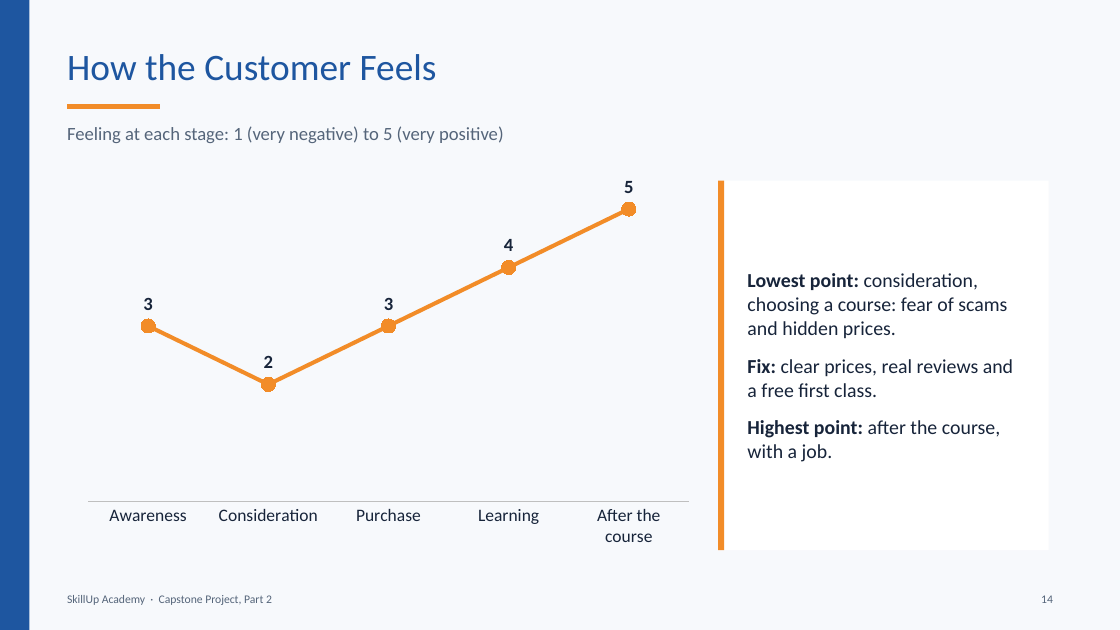
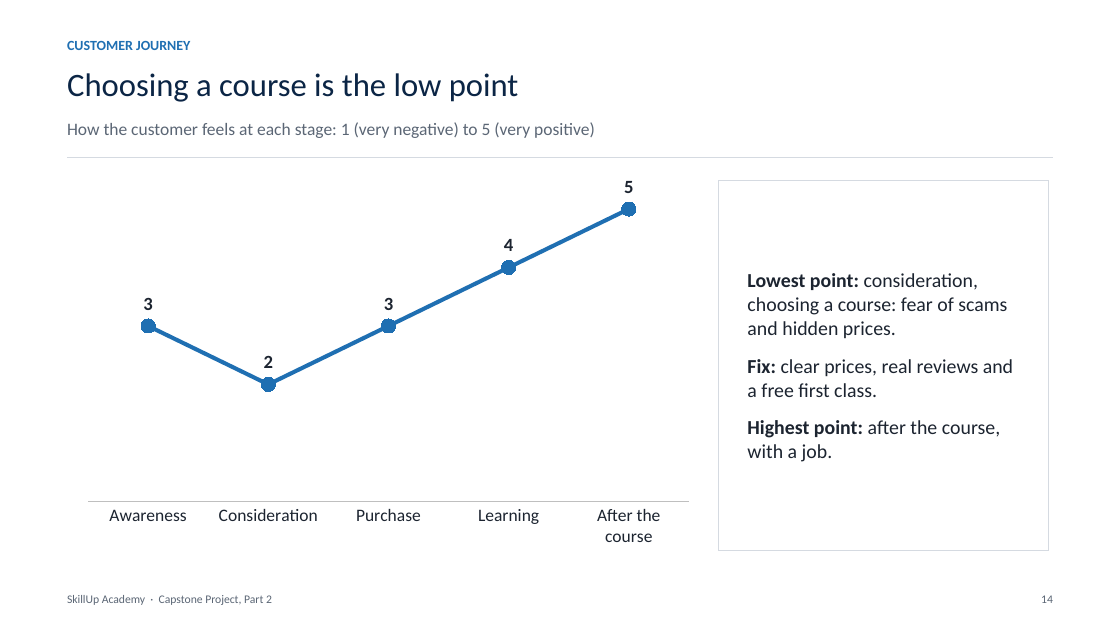
Before and after one commit to BadboyVee/BlackHoleeee, a slide deck: slide 14 of capstone/Customer_Analysis.pptx. Drawn at 1120x630 pixels with LibreOffice and Linux fonts; fonts in the diff are those of the drawing. Boxes give left, top, right and bottom in pixels: in the first picture for what was removed or moved away, otherwise in the second. Text is boxed around its words. In the diff, an @@ line names an element or a change of style, - is before the commit and + after.

```diff
--- a/capstone/Customer_Analysis.pptx
+++ b/capstone/Customer_Analysis.pptx
@@ background #F7F9FC to #FFFFFF @@
@@ rectangle removed at [0,0,29,630] @@
@@ text added at [67,41,190,50], 12 pt, text #1F6FB2, bold @@
+CUSTOMER JOURNEY
@@ title at [67,73,519,102]: text changed; size 32 to 28 pt; text colour #1E56A0 to #0B2545 @@
-How the Customer Feels
+Choosing a course is the low point
@@ line removed from (67, 107) to (160, 107) @@
@@ text at [67,122,595,138]: text changed; size 16 to 15 pt; text colour #55657A to #5B6675 @@
-Feeling at each stage: 1 (very negative) to 5 (very positive)
+How the customer feels at each stage: 1 (very negative) to 5 (very positive)
@@ line added from (67, 158) to (1053, 158), #D5DAE1 1 pt @@
@@ line chart at [76,172,702,555] @@
@@ colour of Series 1 #F28C28 to #1F6FB2 @@
@@ lettering changed @@
@@ rectangle at [718,181,1049,550]: outline none to #D5DAE1 0.75 pt @@
@@ rectangle removed at [718,181,724,550] @@
```
Also in this commit, not shown: 15 other slides changed, 7 other files.
